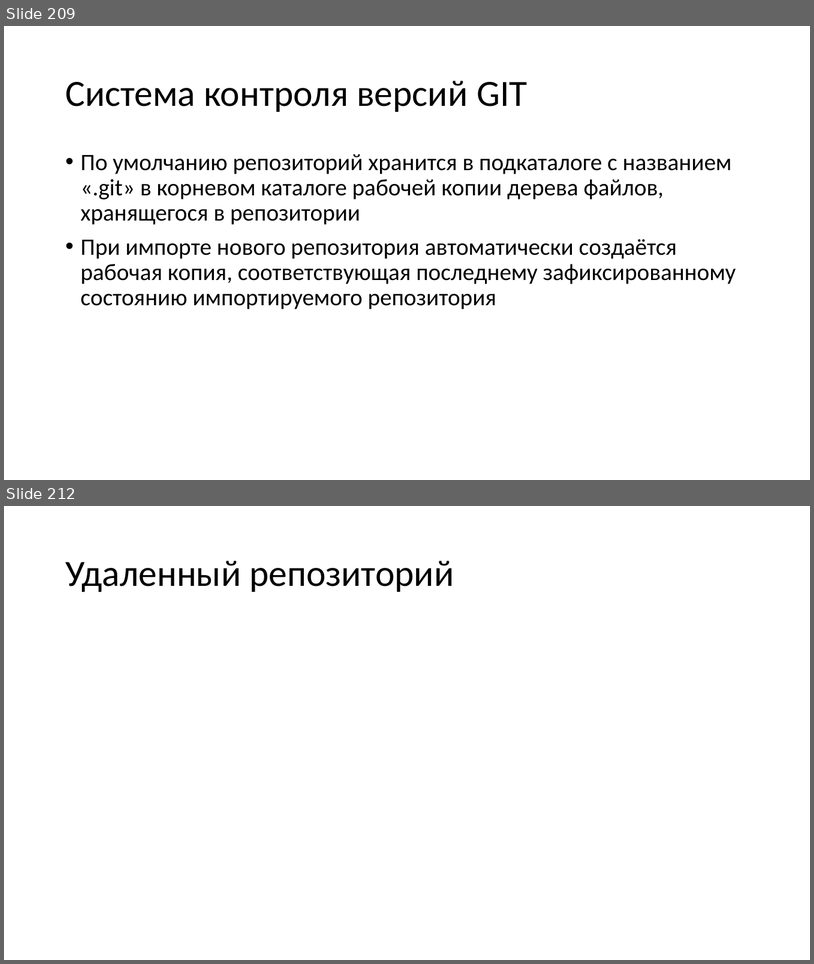
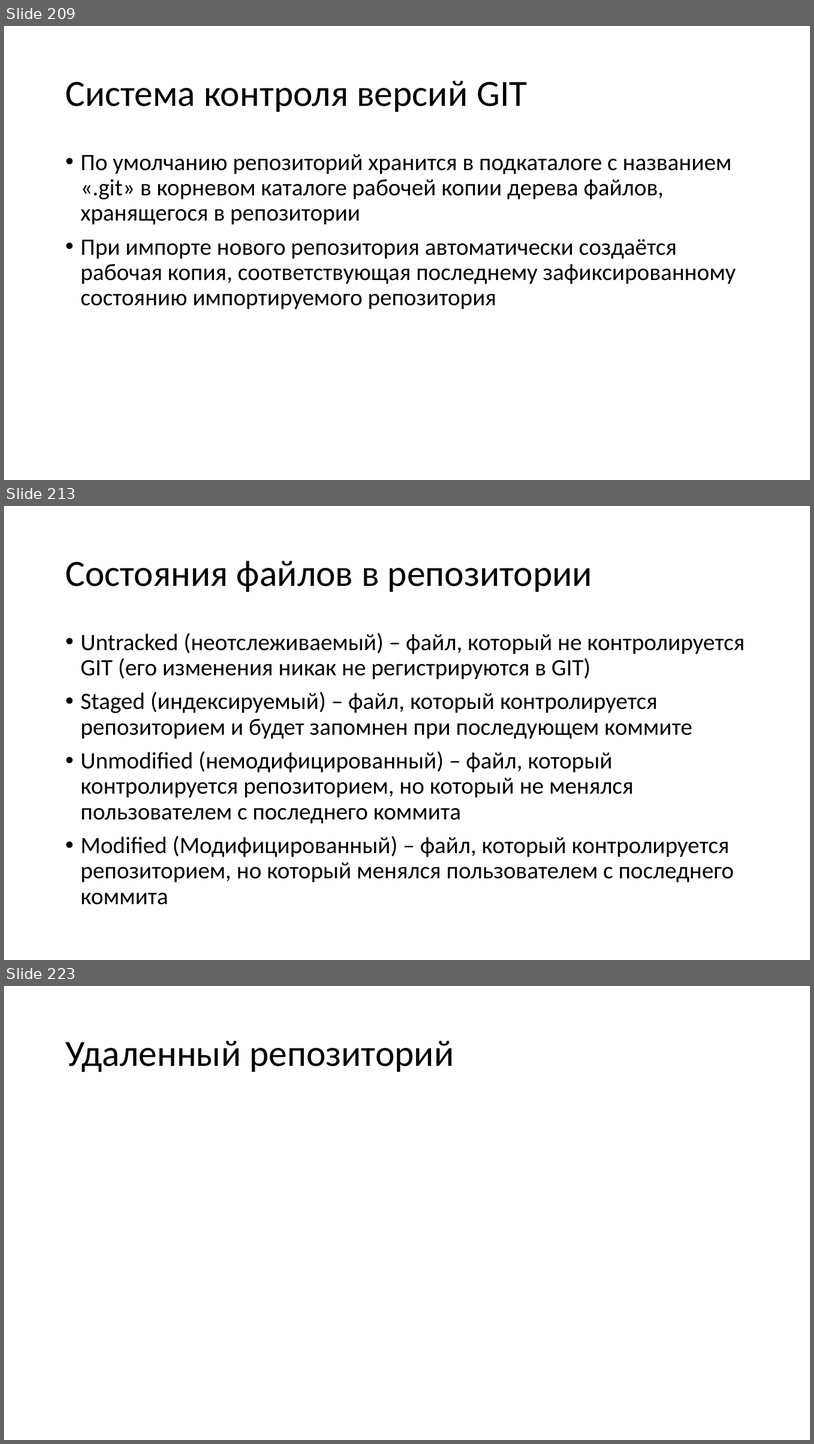
Before and after one commit to paveltsytovich/telegram-course, a slide deck: Presentation/Разработка ботов для телеграмм на Python.pptx. Shown one above the other, each under a label of ours: slides 209 and 212 before the commit, slides 209, 213 and 223 after it; the slides between them are not shown. The pictures are 814x964 and 814x1444 pixels, drawn with LibreOffice and Linux fonts; fonts in the diff are those of the drawing. Boxes give left, top, right and bottom in pixels: in the first picture for what was removed or moved away, otherwise in the second. Text is boxed around its words. In the diff, an @@ line names an element or a change of style, - is before the commit and + after.

```diff
--- a/Presentation/Разработка ботов для телеграмм на Python.pptx
+++ b/Presentation/Разработка ботов для телеграмм на Python.pptx
@@ slide 213 added at <box>4,506,810,960</box>, background #FFFFFF @@
@@ title added at <box>65,561,593,592</box>, 44 pt, text #000000 @@
+Состояния файлов в репозитории
@@ text added at <box>81,633,745,904</box>, 28 pt, text #000000 @@
+• Untracked (неотслеживаемый) – файл, который не контролируется GIT (его изменения никак не регистрируются в GIT)
+• Staged (индексируемый) – файл, который контролируется репозиторием и будет запомнен при последующем коммите
+• Unmodified (немодифицированный) – файл, который контролируется репозиторием, но который не менялся пользователем с последнего коммита
+• Modified (Модифицированный) – файл, который контролируется репозиторием, но который менялся пользователем с последнего коммита
@@ what was slide 212 is now slide 223 @@
```
Also in this commit, not shown: 2 slides changed, 10 other slides added.
